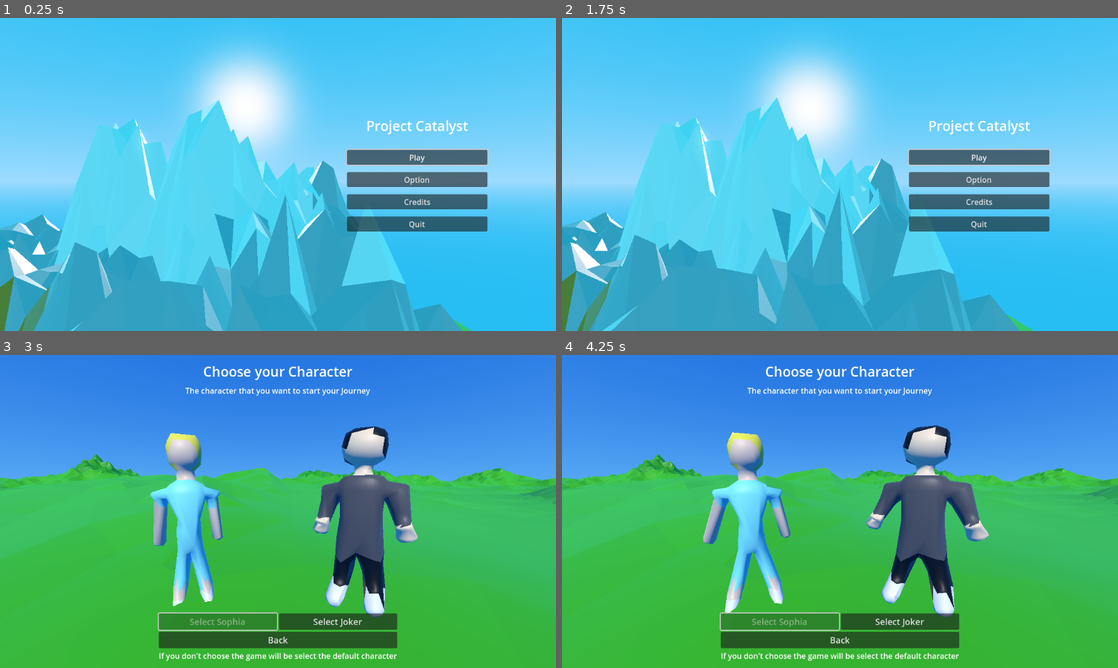
Above: before the commit, frames 1-4 (two rows, left to right).
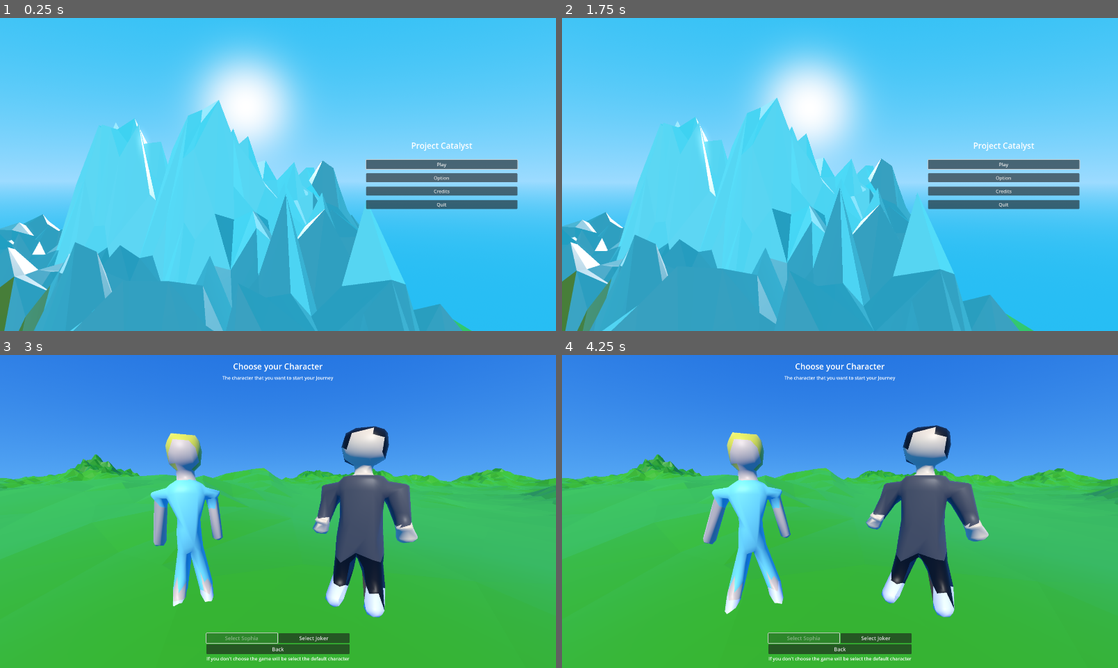
Above: after the commit, the same moments.

Repository: FujaTyping/Tafiya-Tare
Game: Godot game, scene res://UI/menu.tscn
Same seed, same stepped clock (60 frames per second), same inputs: the game is played once before the commit and once after it.
Inputs (mouse positions are in pixels of both pictures, inside the frame that each line leads up to):
- Up to frame 1 (0.25 s): no input
- Up to frame 2 (1.75 s): click "Play" at 0.5 s; click "Back" at 1.25 s
- Up to frame 3 (3 s): click "Play" at 2 s; move the mouse to (400, 495) at 2.77 s; hold D (right) from 2.78 s (still down); tap E (interaction) at 2.85 s
- Up to frame 4 (4.25 s): tap Space (jump) at 3.02, 3.77 s; move the mouse to (728, 527) at 3.52 s; release D (right) at 3.53 s; hold S (down) from 3.53 s (still down); tap Alt (toogleMouse) at 3.6 s

The runs differ from the first frame. In frame 1, 5.6% of the frame differs, in the area x 0-94%, y 26-100%; in frame 2, 5.7%; in frame 3, 6.5%, in the area x 0-100%, y 2-98%; in frame 4, 6.5%.

Commit message:
UpScale Res to fHD

Diff:
--- a/UI/menu.tscn
+++ b/UI/menu.tscn
@@ -34,7 +34,7 @@
 "times": PackedFloat32Array(0, 0.3),
 "transitions": PackedFloat32Array(1, 1),
 "update": 0,
-"values": [Vector2(-1160, 0), Vector2(0, 0)]
+"values": [Vector2(-1930, 0), Vector2(0, 0)]
 }
 
 [sub_resource type="Animation" id="Animation_e05sn"]
@@ -50,7 +50,7 @@
 "times": PackedFloat32Array(0, 0.3),
 "transitions": PackedFloat32Array(1, 1),
 "update": 0,
-"values": [Vector2(0, 0), Vector2(-1160, 0)]
+"values": [Vector2(0, 0), Vector2(-1930, 0)]
 }
 
 [sub_resource type="Animation" id="Animation_wfiwe"]
@@ -95,7 +95,7 @@
 "times": PackedFloat32Array(0, 0.3),
 "transitions": PackedFloat32Array(1, 1),
 "update": 0,
-"values": [Vector2(1160, 111.125), Vector2(698.5, 111.125)]
+"values": [Vector2(1930, 0), Vector2(1244, 0)]
 }
 
 [sub_resource type="Animation" id="Animation_kfjwn"]
@@ -111,7 +111,7 @@
 "times": PackedFloat32Array(0, 0.3),
 "transitions": PackedFloat32Array(1, 1),
 "update": 0,
-"values": [Vector2(698.5, 111.125), Vector2(1160, 111.125)]
+"values": [Vector2(1244, 0), Vector2(1930, 0)]
 }
 
 [sub_resource type="Animation" id="Animation_4hkxj"]
@@ -150,7 +150,7 @@
 "times": PackedFloat32Array(0),
 "transitions": PackedFloat32Array(1),
 "update": 0,
-"values": [Vector2(-1160, 0)]
+"values": [Vector2(-1930, 0)]
 }
 tracks/3/type = "value"
 tracks/3/imported = false
@@ -162,7 +162,7 @@
 "times": PackedFloat32Array(0),
 "transitions": PackedFloat32Array(1),
 "update": 0,
-"values": [Vector2(698.5, 111.125)]
+"values": [Vector2(1244, 0)]
 }
 
 [sub_resource type="AnimationLibrary" id="AnimationLibrary_qmqfe"]
@@ -204,25 +204,22 @@
 
 [node name="SubViewport" type="SubViewport" parent="SubViewportContainer"]
 handle_input_locally = false
-size = Vector2i(1152, 648)
+size = Vector2i(1920, 1080)
 render_target_update_mode = 4
 
 [node name="Camera3D" type="Camera3D" parent="SubViewportContainer/SubViewport"]
-transform = Transform3D(0.13918062, 0.012961894, 0.9901818, 0, 0.99991435, -0.013089288, -0.9902666, 0.0018217764, 0.1391687, 0.6935096, 0.893828, -0.01693809)
+transform = Transform3D(0.13918059, 0.012961894, 0.9901816, 0, 0.99991435, -0.013089285, -0.99026644, 0.0018217764, 0.13916866, 0.6935096, 0.893828, -0.01693809)
 keep_aspect = 0
 
 [node name="Main" type="MarginContainer" parent="."]
 layout_mode = 1
-anchors_preset = 8
-anchor_left = 0.5
-anchor_top = 0.5
-anchor_right = 0.5
-anchor_bottom = 0.5
-offset_left = 122.5
-offset_top = -212.875
-offset_right = 453.50024
-offset_bottom = 212.875
-grow_horizontal = 2
+anchors_preset = 11
+anchor_left = 1.0
+anchor_right = 1.0
+anchor_bottom = 1.0
+offset_left = -676.0
+offset_right = -112.99951
+grow_horizontal = 0
 grow_vertical = 2
 theme_override_constants/margin_left = 20
 theme_override_constants/margin_top = 20
@@ -272,8 +269,8 @@
 anchors_preset = 15
 anchor_right = 1.0
 anchor_bottom = 1.0
-offset_left = -1160.0
-offset_right = -1160.0
+offset_left = -1930.0
+offset_right = -1930.0
 grow_horizontal = 2
 grow_vertical = 2
 theme_override_constants/margin_left = 0
--- a/UI/pause.tscn
+++ b/UI/pause.tscn
@@ -15,7 +15,7 @@
 "times": PackedFloat32Array(0, 0.3),
 "transitions": PackedFloat32Array(1, 1),
 "update": 0,
-"values": [Vector2(0, 0), Vector2(0, -660)]
+"values": [Vector2(0, 0), Vector2(0, -1090)]
 }
 
 [sub_resource type="Animation" id="Animation_6wphx"]
@@ -31,7 +31,7 @@
 "times": PackedFloat32Array(0, 0.3),
 "transitions": PackedFloat32Array(1, 1),
 "update": 0,
-"values": [Vector2(0, -660), Vector2(0, 0)]
+"values": [Vector2(0, -1090), Vector2(0, 0)]
 }
 
 [sub_resource type="Animation" id="Animation_jixca"]
@@ -46,7 +46,7 @@
 "times": PackedFloat32Array(0),
 "transitions": PackedFloat32Array(1),
 "update": 0,
-"values": [Vector2(0, -660)]
+"values": [Vector2(0, -1090)]
 }
 
 [sub_resource type="AnimationLibrary" id="AnimationLibrary_jl6cd"]
@@ -62,8 +62,8 @@
 anchors_preset = 15
 anchor_right = 1.0
 anchor_bottom = 1.0
-offset_top = -660.0
-offset_bottom = -660.0
+offset_top = -1090.0
+offset_bottom = -1090.0
 grow_horizontal = 2
 grow_vertical = 2
 script = ExtResource("1_6wphx")
--- a/UI/player_selection.tscn
+++ b/UI/player_selection.tscn
@@ -117,11 +117,11 @@
 
 [node name="SubViewport" type="SubViewport" parent="SubViewportContainer"]
 handle_input_locally = false
-size = Vector2i(1152, 648)
+size = Vector2i(1920, 1080)
 render_target_update_mode = 4
 
 [node name="Camera3D" type="Camera3D" parent="SubViewportContainer/SubViewport"]
-transform = Transform3D(0.99904794, -0.0024729988, 0.043551188, -0.0037684774, 0.98976576, 0.14265008, -0.043458253, -0.1426784, 0.9888144, -0.13619223, 0.38182935, -0.34718132)
+transform = Transform3D(0.9990479, -0.0024729986, 0.043551184, -0.0037684771, 0.9897657, 0.14265007, -0.04345825, -0.1426784, 0.98881435, -0.13619223, 0.38182935, -0.34718132)
 
 [node name="MarginContainer" type="MarginContainer" parent="."]
 layout_mode = 1
@@ -138,7 +138,7 @@
 [node name="VBoxContainer" type="VBoxContainer" parent="MarginContainer"]
 layout_mode = 2
 size_flags_horizontal = 4
-theme_override_constants/separation = 450
+theme_override_constants/separation = 870
 
 [node name="VBoxContainer" type="VBoxContainer" parent="MarginContainer/VBoxContainer"]
 layout_mode = 2
--- a/project.godot
+++ b/project.godot
@@ -21,6 +21,8 @@
 
 [display]
 
+window/size/viewport_width=1920
+window/size/viewport_height=1080
 window/stretch/mode="viewport"
 
 [input]
